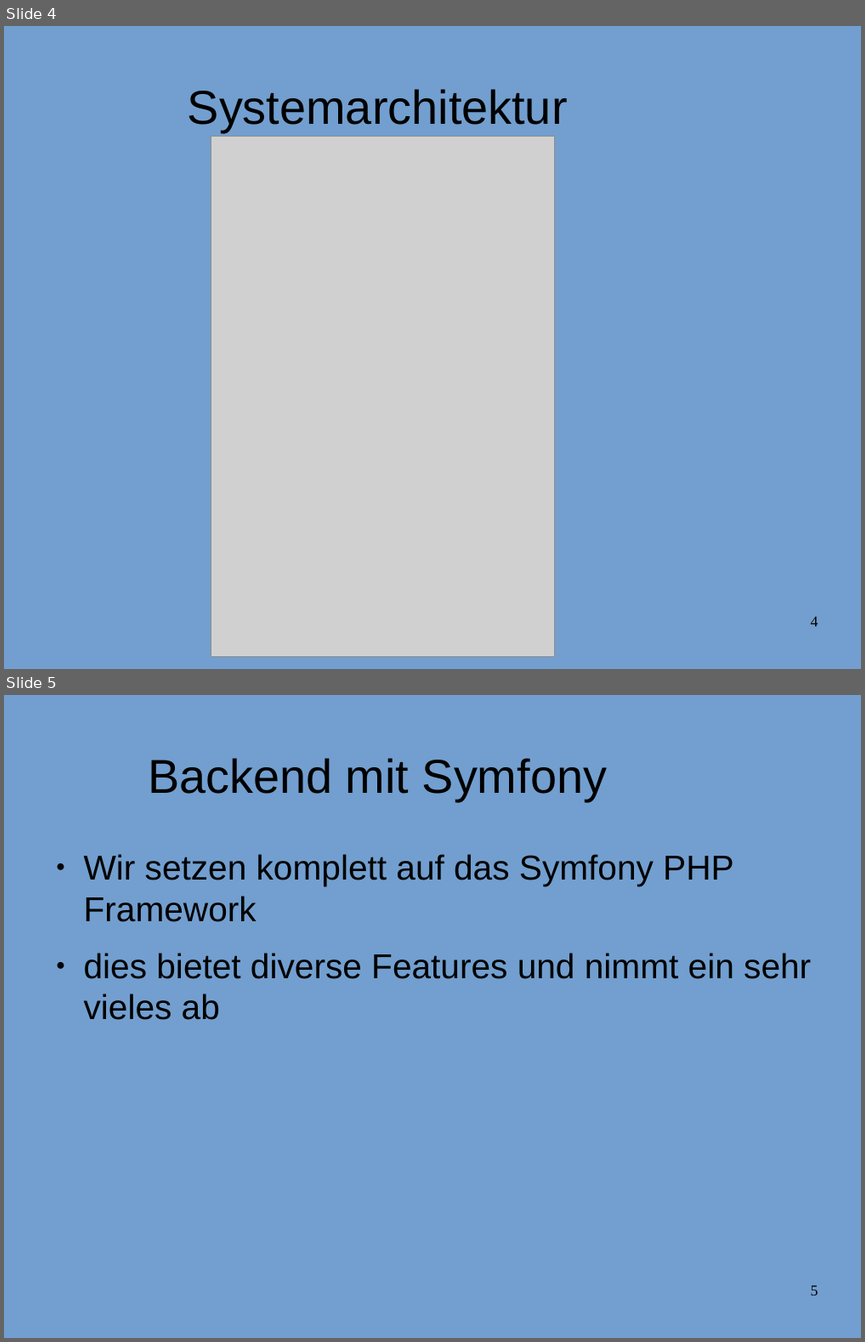
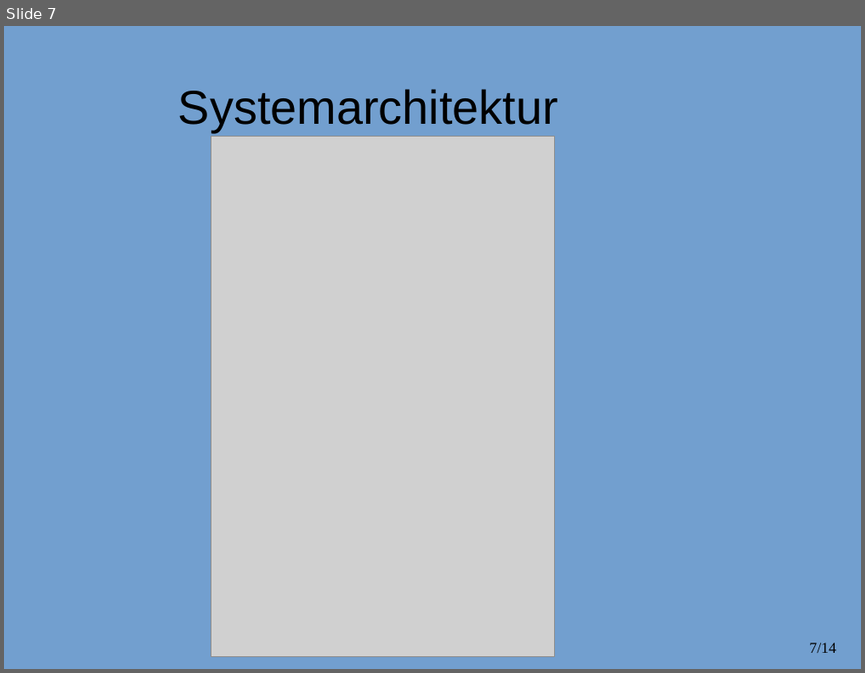
Before and after one commit to JackWolfskind/Tannte-Emma, a slide deck: doc/Präsentation/Präsentation.odp. Shown one above the other, each under a label of ours: slides 4 and 5 before the commit, slide 7 after it. The pictures are 865x1342 and 865x673 pixels, drawn with LibreOffice and Linux fonts; fonts in the diff are those of the drawing; grey boxes stand for pictures; background and template pictures are left out. Boxes give left, top, right and bottom in pixels: in the first picture for what was removed or moved away, otherwise in the second. Text is boxed around its words. In the diff, an @@ line names an element or a change of style, - is before the commit and + after.

```diff
--- a/doc/Präsentation/Präsentation.odp
+++ b/doc/Präsentation/Präsentation.odp
@@ slide 5 removed at box(4, 695, 861, 1338), background #729FCF @@
@@ title removed at box(148, 758, 607, 801) @@
-Backend mit Symfony
@@ text removed at box(84, 854, 811, 1020) @@
-● Wir setzen komplett auf das Symfony PHP Framework
-● dies bietet diverse Features und nimmt ein sehr vieles ab
@@ page number removed at box(811, 1285, 818, 1295) @@
-5
@@ what was slide 4 is now slide 7 @@
@@ slide 7 changed as well @@
@@ title "Systemarchitektur" at box(178, 89, 558, 132): indent changed @@
@@ page number removed at box(811, 616, 818, 626) @@
-4
@@ page number added at box(809, 642, 836, 652), 14 pt, text #000000 @@
+7/14
```
Also in this commit, not shown: 9 other slides changed, 4 slides added, 1 other slide removed, 1 other file.
